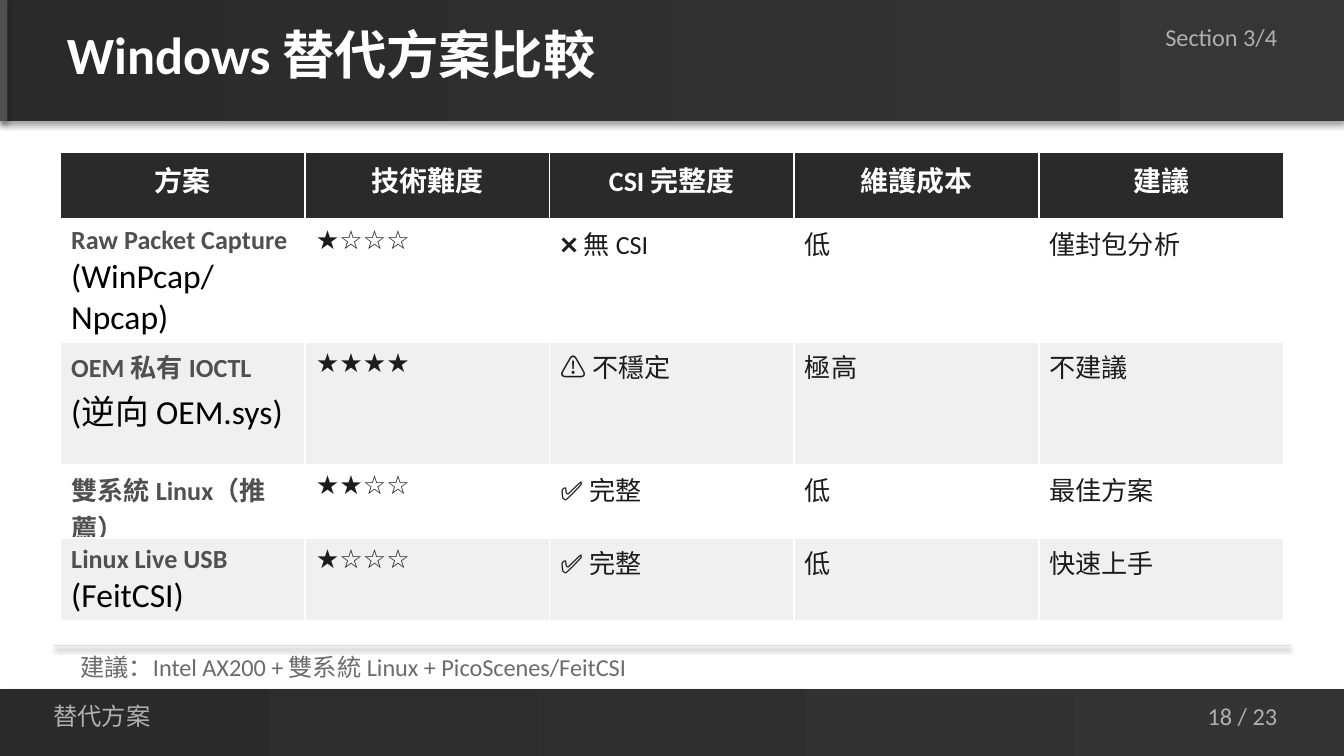
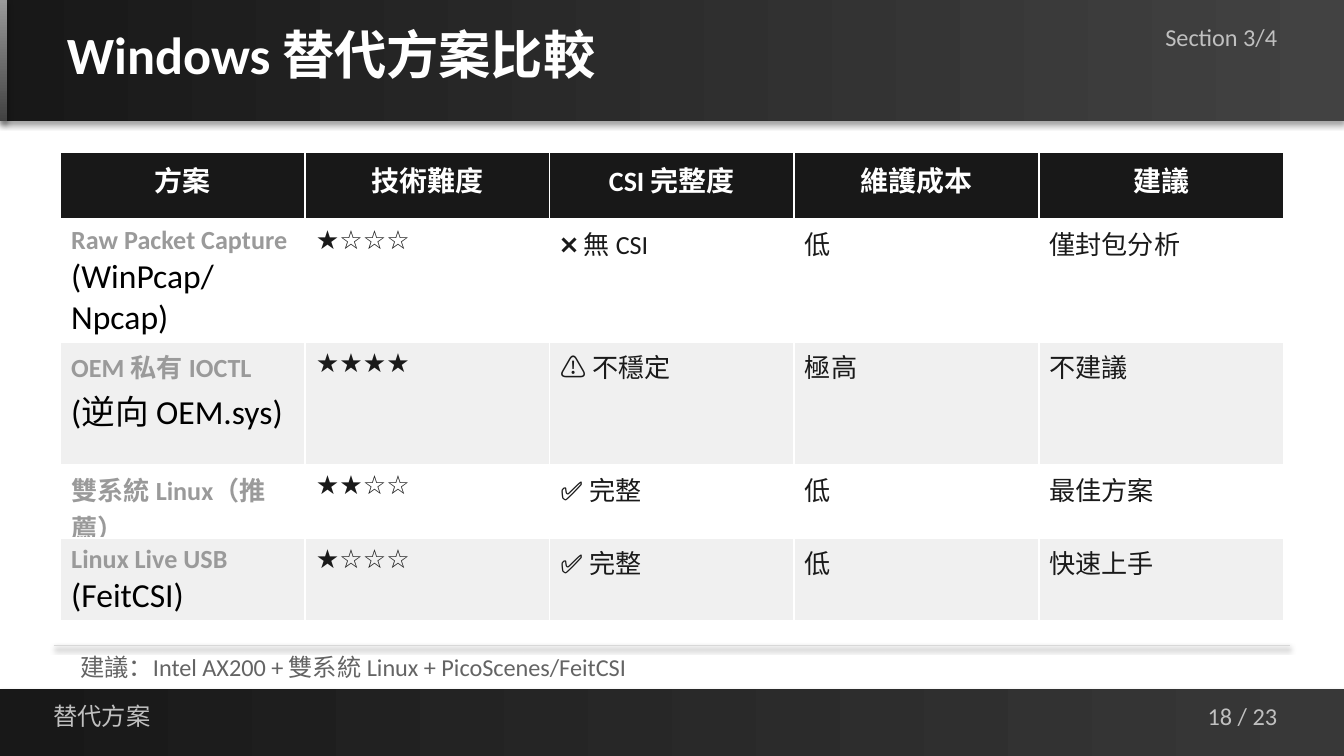
Before and after one commit to jacky92219-cell/network-ppt-project, a slide deck: slide 18 of output/network-card-csi-v5.1.pptx. Drawn at 1344x756 pixels with LibreOffice and Linux fonts; fonts in the diff are those of the drawing. Boxes give left, top, right and bottom in pixels: in the first picture for what was removed or moved away, otherwise in the second. Text is boxed around its words. In the diff, an @@ line names an element or a change of style, - is before the commit and + after.

```diff
--- a/output/network-card-csi-v5.1.pptx
+++ b/output/network-card-csi-v5.1.pptx
@@ rectangle at (x1=0, y1=0, x2=1344, y2=121): fill gradient #2A2A2A to #363636 to gradient #181818 to #424242 @@
@@ rectangle at (x1=0, y1=0, x2=8, y2=121): fill #505050 to gradient #9A9A9A to #424242 @@
@@ table at (x1=60, y1=152, x2=1284, y2=616) @@
@@ fill #2A2A2A to #181818 in row 1 @@
@@ text colour #505050 to #9A9A9A in "Raw Packet Capture", "OEM 私有 IOCTL", "雙系統 Linux（推薦）", "Linux Live USB" @@
@@ text colour #1C1C1C to #1A1A1A in "★☆☆☆", "❌ 無 CSI", "低", "僅封包分析" and 12 more places @@
@@ rectangle at (x1=0, y1=688, x2=1344, y2=755): fill gradient #2A2A2A to #343434 to gradient #181818 to #383838 @@
@@ text colour #B0B0B0 to #C0C0C0 in 3 elements at (x1=1165, y1=29, x2=1277, y2=47), (x1=53, y1=704, x2=150, y2=727), (x1=1208, y1=708, x2=1278, y2=725) @@
```
Also in this commit, not shown: 22 other slides changed, 2 other files.
